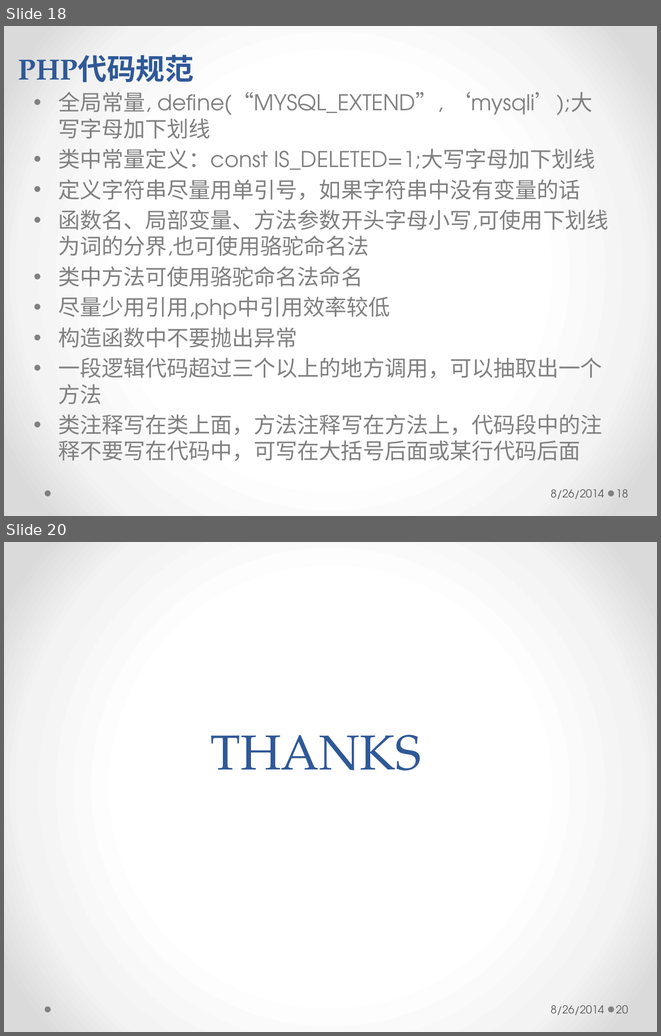
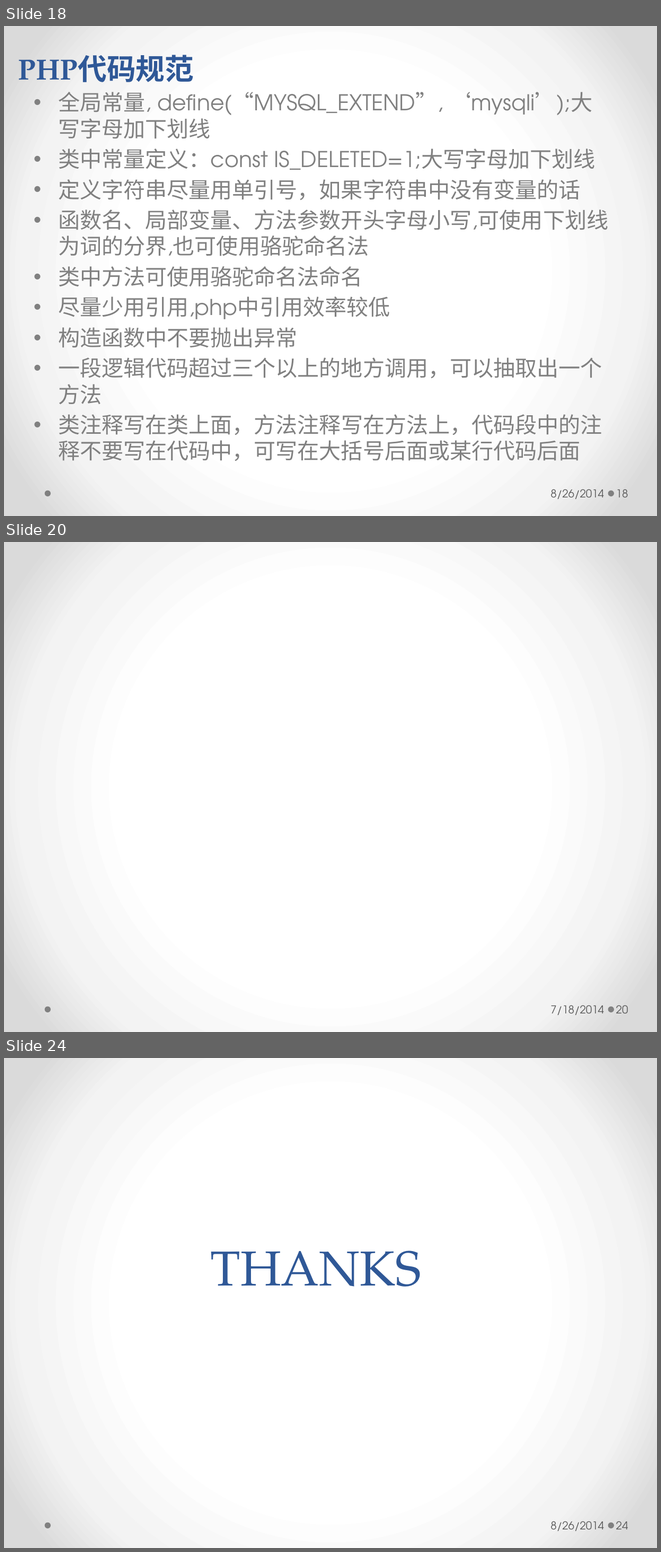
Before and after one commit to longhaisheng/dbroute, a slide deck: dbroute.pptx. Shown one above the other, each under a label of ours: slides 18 and 20 before the commit, slides 18, 20 and 24 after it; the slides between them are not shown. The pictures are 661x1036 and 661x1552 pixels, drawn with LibreOffice and Linux fonts; fonts in the diff are those of the drawing; background and template pictures are left out. Boxes give left, top, right and bottom in pixels: in the first picture for what was removed or moved away, otherwise in the second. Text is boxed around its words. In the diff, an @@ line names an element or a change of style, - is before the commit and + after.

```diff
--- a/dbroute.pptx
+++ b/dbroute.pptx
@@ slide 20 added at box(4, 542, 657, 1032), background picture (left out); not listed: 2 template elements that a slide beside it also shows @@
@@ text added at box(550, 1005, 604, 1015), 12 pt, text #595959 @@
+7/18/2014
@@ page number added at box(616, 1005, 628, 1013), 12 pt, text #595959 @@
+20
@@ what was slide 20 is now slide 24 @@
@@ page number at box(616, 1521, 628, 1529): text changed @@
-20
+24
```
Also in this commit, not shown: 7 slides changed, 3 other slides added.
